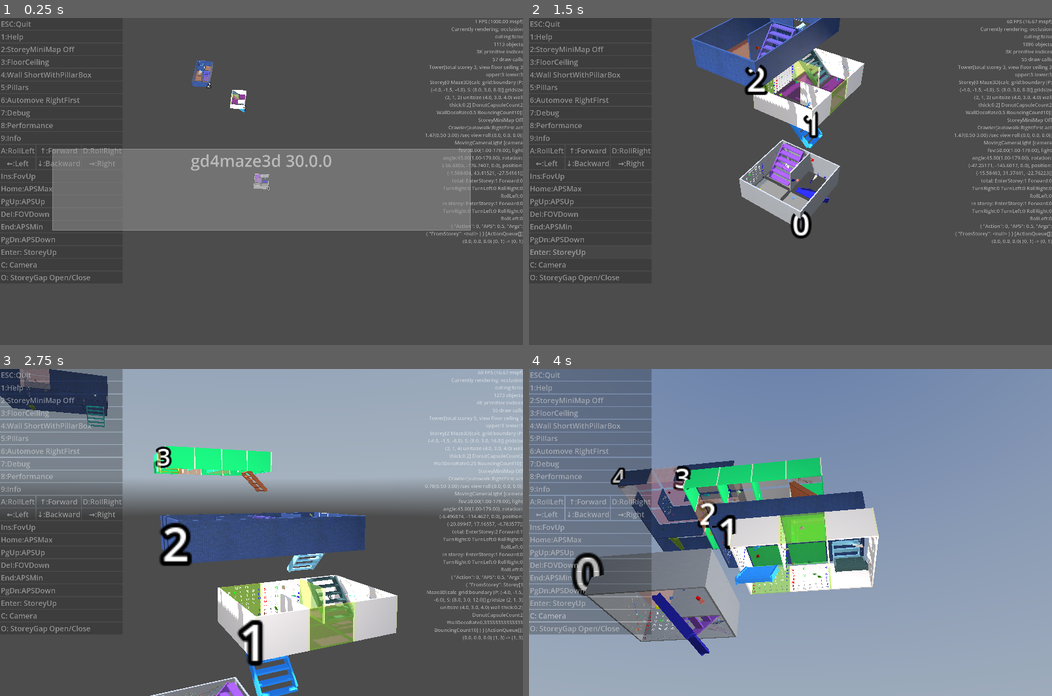
Above: before the commit, frames 1-4 (two rows, left to right).
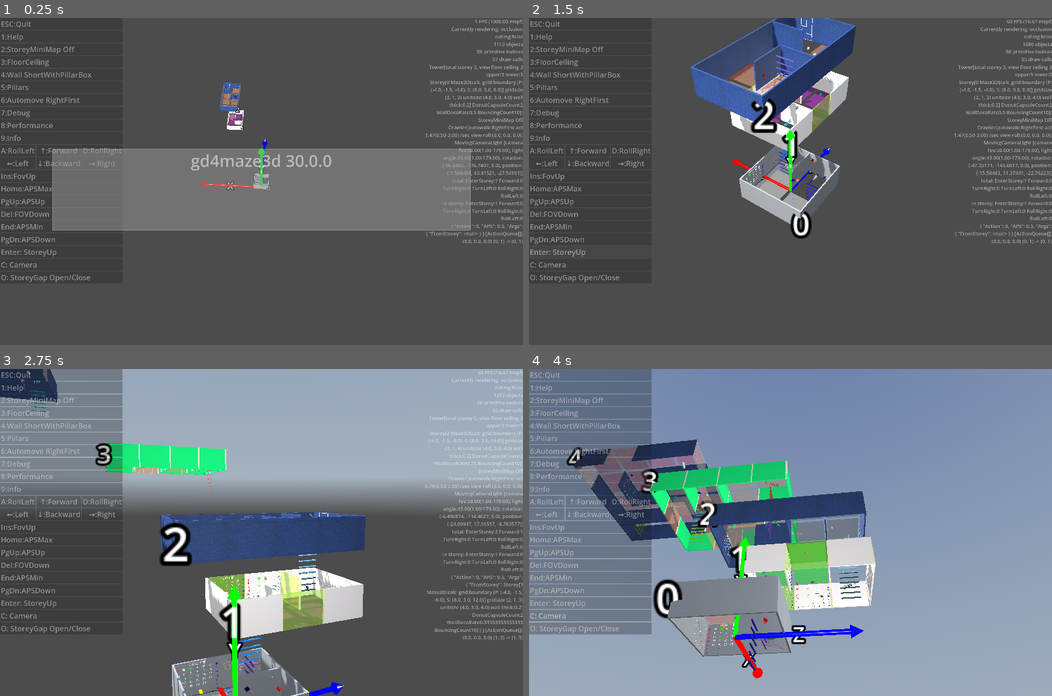
Above: after the commit, the same moments.

Repository: kasworld/gd4maze3d
Game: Godot game, scene res://main.tscn
Same seed, same stepped clock (60 frames per second), same inputs: the game is played once before the commit and once after it. A sky picture missing from this copy of the repository is replaced by a grey-blue gradient.
Inputs (mouse positions are in pixels of both pictures, inside the frame that each line leads up to):
- Up to frame 1 (0.25 s): no input
- Up to frame 2 (1.5 s): click "Enter: StoreyUp" at 0.5 s; click "Enter: StoreyUp" at 1.25 s
- Up to frame 3 (2.75 s): tap Enter at 2 s; move the mouse to (376, 516) at 2.02 s; hold Right from 2.03 s (still down); tap Q at 2.1 s; click (376, 516) at 2.17 s
- Up to frame 4 (4 s): move the mouse to (685, 548) at 2.77 s; release Right at 2.78 s; hold Down 2.78-3.53 s; tap E at 2.85 s; move the mouse to (842, 460) at 3.52 s; hold Right from 3.53 s (still down); tap 1 at 3.6 s

The runs differ from the first frame. In frame 1, 1.0% of the frame differs, in the area x 36-52%, y 13-53%; in frame 2, 9.6%; in frame 3, 14%; in frame 4, 22%, in the area x 7-67%, y 21-95%.

Commit message:
WIP use ladder

Diff:
--- a/main.tscn
+++ b/main.tscn
@@ -185,7 +185,6 @@
 theme = SubResource("Theme_lquwl")
 
 [node name="AxisArrow3D" parent="." unique_id=2079731285 instance=ExtResource("6_7mycd")]
-visible = false
 
 [node name="MovingCameraLightHober" parent="." unique_id=123708318 instance=ExtResource("3_hdadt")]
 
--- a/storey/storey.gd
+++ b/storey/storey.gd
@@ -125,7 +125,7 @@
 	start_posi = 구석자리목록.pop_back()
 	start_color = RandomColorIter.get_and_next()
 	start_dir = maze2d.get_open_dir_at(start_posi.x,start_posi.y).pick_random()
-	maze3d.add_stair( Vector3i(start_posi.x, -1, start_posi.y) , start_dir , start_color)
+	maze3d.add_ladder( Vector3i(start_posi.x, -1, start_posi.y) , start_dir , start_color)
 	maze3d.make_stair_hole( maze3d.get_floor(), start_posi )
 	$StartMark.init(크기기준*0.2, 크기기준/100, start_color, "Start %d" % storey_num, start_posi
 		).position = maze3d.mazepos2storeypos(start_posi, 0)
@@ -134,7 +134,7 @@
 	goal_posi = 구석자리목록.pop_back()
 	goal_color = RandomColorIter.get_and_next()
 	goal_dir = Maze.DirOpppsite[maze2d.get_open_dir_at(goal_posi.x,goal_posi.y).pick_random()]
-	maze3d.add_stair(Vector3i(goal_posi.x, 0, goal_posi.y), goal_dir, goal_color )
+	maze3d.add_ladder(Vector3i(goal_posi.x, 0, goal_posi.y), goal_dir, goal_color )
 	maze3d.make_stair_hole(maze3d.get_ceiling(), goal_posi)
 	sw.split("maze3d add_stair")
 	$EndMark.init(크기기준*0.2, 크기기준/100, goal_color, "Goal %d" % storey_num, goal_posi
--- a/tower/tower.gd
+++ b/tower/tower.gd
@@ -117,7 +117,7 @@
 	if storey_list.size() > 1:
 		var last_st := storey_list[-2]
 		var diff := last_st.get_goal_pos() - st.get_start_pos()
-		var dir_vt := Maze.DirToVt2[last_st.goal_dir]
+		var dir_vt := Vector2.ZERO #  Maze.DirToVt2[last_st.goal_dir] # + Maze.DirToVt2[st.start_dir]
 		st.position.x = last_st.position.x + diff.x + dir_vt.x * cell_size.x
 		st.position.z = last_st.position.z + diff.z + dir_vt.y * cell_size.z
 
